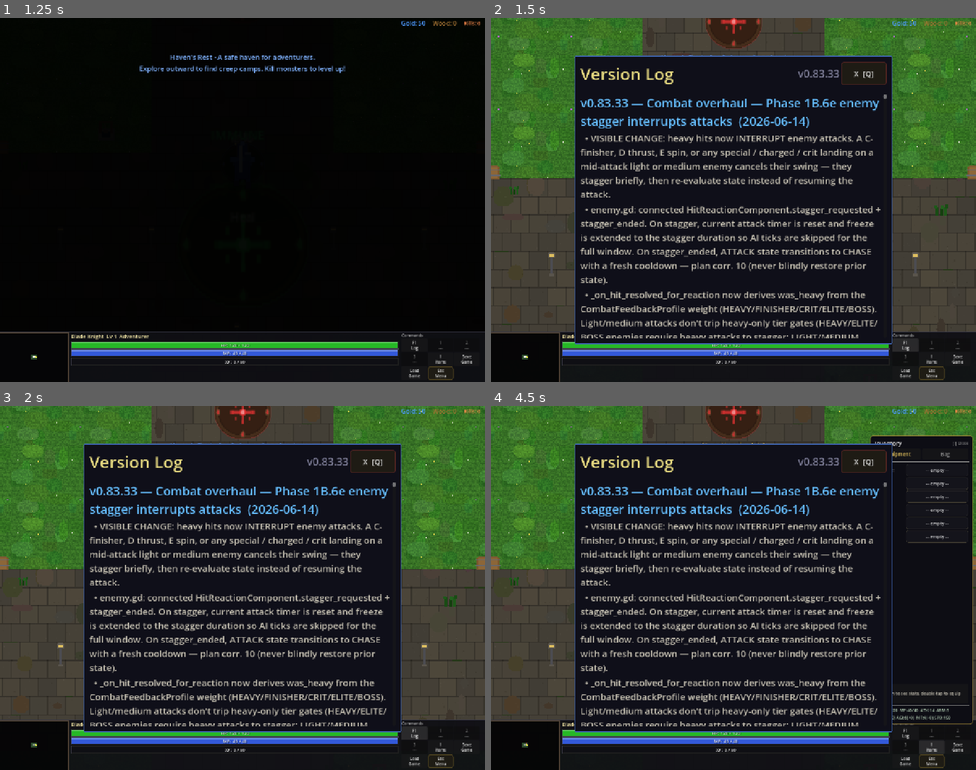
Above: before the commit, frames 1-4 (two rows, left to right).
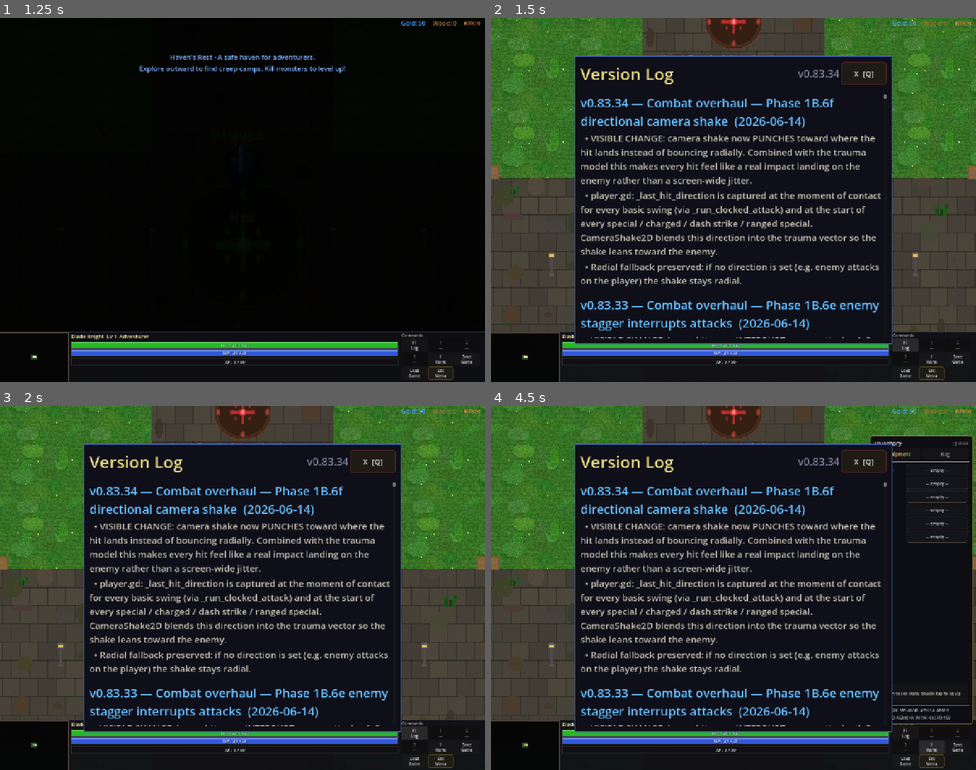
Above: after the commit, the same moments.

Repository: slxny/legends-open-rpg
Game: Godot game, scene res://scenes/main.tscn
Same seed, same stepped clock (60 frames per second), same inputs: the game is played once before the commit and once after it.
Inputs (mouse positions are in pixels of both pictures, inside the frame that each line leads up to):
- Up to frame 1 (1.25 s): tap Enter at 0.5 s; move the mouse to (218, 272) at 0.52 s; hold W (move_up) from 0.53 s (still down); hold Space (attack) from 0.53 s (still down); click (218, 272) at 0.67 s
- Up to frame 2 (1.5 s): release W (move_up) at 1.25 s; release Space (attack) at 1.25 s; click "F1 Log" at 1.25 s
- Up to frame 3 (2 s): no input
- Up to frame 4 (4.5 s): click "1 ---" at 2 s; click "2 ---" at 2.75 s; click "3 ---" at 3.5 s; click "I Items" at 4.25 s

Frame 1 is identical in both runs. In frame 2, 11% of the frame differs, in the area x 18-81%, y 14-88%; in frame 3, 11%; in frame 4, 11%.

Commit message:
v0.83.34: Combat overhaul — Phase 1B.6f directional camera shake
VISIBLE CHANGE: camera shake now PUNCHES toward where the hit lands
instead of bouncing radially. Combined with the trauma model from
1B.6a this makes every hit feel like a real impact landing on the
enemy rather than a screen-wide jitter.

- player.gd _run_clocked_attack: captures _last_hit_direction at the
  moment of contact for every basic swing (A/B/C/D/E + branches).
- All 8 specials (power_strike, whirlwind, charged_slash, dash_strike,
  piercing_shot, arrow_rain, sniper_shot, shadow_step) set
  _last_hit_direction = attack_dir at function entry so their shake
  calls inherit the direction.
- _do_screen_shake reads _last_hit_direction and passes it to
  CameraShake2D.add_trauma, which blends it into the trauma vector
  (alongside directional_push = 0.35).
- Radial fallback preserved: if direction is Vector2.ZERO the shake
  stays radial (e.g. for shake calls from enemy hits on the player).

Headless: smoke all PASS, parse clean. Grep guard CLEAN.

Co-Authored-By: Claude Opus 4.7 (1M context) <noreply@anthropic.com>

Diff:
--- a/scenes/player/player.gd
+++ b/scenes/player/player.gd
@@ -1386,6 +1386,7 @@
 	# callback remains the trigger — its chain is too bespoke to
 	# restructure without risk.
 	_is_attack_animating = true
+	_last_hit_direction = attack_dir  # Phase 1B.6f directional shake
 	var ps_timing = AttackTimingsCls.power_strike()
 	_attack_cooldown = ps_timing.duration_sec / max(0.1, stats.attack_speed)
 	var dir = attack_dir
@@ -1499,6 +1500,7 @@
 	# Phase 1A.5g: damage routes through resolve_hit; cooldown derived from
 	# AttackTimings.whirlwind().duration_sec.
 	_is_attack_animating = true
+	_last_hit_direction = attack_dir  # Phase 1B.6f directional shake
 	var ww_timing = AttackTimingsCls.whirlwind()
 	_attack_cooldown = ww_timing.duration_sec / max(0.1, stats.attack_speed)
 	var dir = attack_dir
@@ -1568,6 +1570,7 @@
 	# Phase 1A.5h: damage routes through resolve_hit; cooldown derived from
 	# AttackTimings.charged_slash().duration_sec.
 	_is_attack_animating = true
+	_last_hit_direction = attack_dir  # Phase 1B.6f directional shake
 	var cs_timing = AttackTimingsCls.charged_slash()
 	_attack_cooldown = cs_timing.duration_sec / max(0.1, stats.attack_speed)
 	var dir = attack_dir
@@ -1728,6 +1731,7 @@
 	# Phase 1A.5i: damage routes through resolve_hit; cooldown derived from
 	# AttackTimings.dash_strike().duration_sec.
 	_is_attack_animating = true
+	_last_hit_direction = attack_dir  # Phase 1B.6f directional shake
 	var ds_timing = AttackTimingsCls.dash_strike()
 	_attack_cooldown = ds_timing.duration_sec / max(0.1, stats.attack_speed)
 	var dir = attack_dir
@@ -1814,6 +1818,7 @@
 	# Double-tap: Piercing arrow that passes through all enemies in a line. 1.2x damage.
 	# Phase 1A.5j.
 	_is_attack_animating = true
+	_last_hit_direction = attack_dir  # Phase 1B.6f directional shake
 	var psh_timing = AttackTimingsCls.piercing_shot()
 	_attack_cooldown = psh_timing.duration_sec / max(0.1, stats.attack_speed)
 	var dir = attack_dir
@@ -1895,6 +1900,7 @@
 	# Triple-tap: Rain of arrows centered on the hero. 1.0x damage, AoE.
 	# Phase 1A.5k.
 	_is_attack_animating = true
+	_last_hit_direction = attack_dir  # Phase 1B.6f directional shake
 	var ar_timing = AttackTimingsCls.arrow_rain()
 	_attack_cooldown = ar_timing.duration_sec / max(0.1, stats.attack_speed)
 	var dir = attack_dir
@@ -1985,6 +1991,7 @@
 	# Hold 1.5s: Long-range precision shot. 1.3x damage, huge range, knockback.
 	# Phase 1A.5l.
 	_is_attack_animating = true
+	_last_hit_direction = attack_dir  # Phase 1B.6f directional shake
 	var ss_timing = AttackTimingsCls.sniper_shot()
 	_attack_cooldown = ss_timing.duration_sec / max(0.1, stats.attack_speed)
 	var dir = attack_dir
@@ -2099,6 +2106,7 @@
 	# Diagonal + attack: Quick dodge-roll backward, then fire 3 arrows in a spread. 1.1x damage.
 	# Phase 1A.5m.
 	_is_attack_animating = true
+	_last_hit_direction = attack_dir  # Phase 1B.6f directional shake
 	var sst_timing = AttackTimingsCls.shadow_step()
 	_attack_cooldown = sst_timing.duration_sec / max(0.1, stats.attack_speed)
 	var dir = attack_dir
@@ -2832,6 +2840,10 @@
 		var atk_stats: Dictionary = stats.get_stats_dict()
 		var def_stats: Dictionary = captured_target.get_stats_dict()
 		var result = CombatManager.resolve_hit(event, atk_stats, def_stats, true)
+		# Phase 1B.6f: capture hit direction so CameraShake2D nudges its
+		# trauma vector toward the enemy — shake feels "pushed" rather than
+		# radially symmetric.
+		_last_hit_direction = captured_dir
 		captured_on_contact.call(captured_target, captured_dir, result.was_crit)
 	)
 	clock.start(clock_tween, timing.duration_sec, max(0.1, stats.attack_speed), timing.attack_id)
--- a/scenes/ui/changelog_dialog.gd
+++ b/scenes/ui/changelog_dialog.gd
@@ -9,9 +9,19 @@
 var _is_visible: bool = false
 var _is_mobile: bool = false
 
-const GAME_VERSION := "v0.83.33"
+const GAME_VERSION := "v0.83.34"
 
 const CHANGELOG: Array[Dictionary] = [
+	{
+		"version": "v0.83.34",
+		"title": "Combat overhaul — Phase 1B.6f directional camera shake",
+		"date": "2026-06-14",
+		"entries": [
+			"VISIBLE CHANGE: camera shake now PUNCHES toward where the hit lands instead of bouncing radially. Combined with the trauma model this makes every hit feel like a real impact landing on the enemy rather than a screen-wide jitter.",
+			"player.gd: _last_hit_direction is captured at the moment of contact for every basic swing (via _run_clocked_attack) and at the start of every special / charged / dash strike / ranged special. CameraShake2D blends this direction into the trauma vector so the shake leans toward the enemy.",
+			"Radial fallback preserved: if no direction is set (e.g. enemy attacks on the player) the shake stays radial.",
+		]
+	},
 	{
 		"version": "v0.83.33",
 		"title": "Combat overhaul — Phase 1B.6e enemy stagger interrupts attacks",
